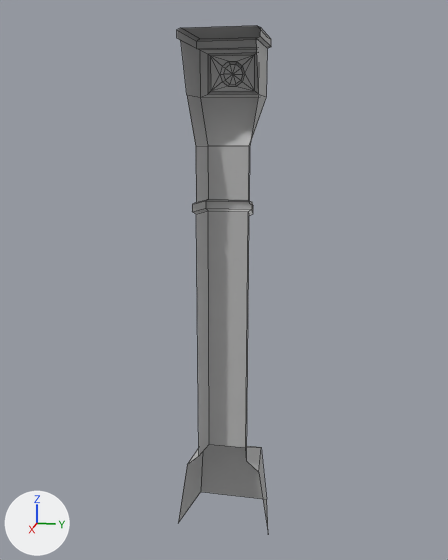
One commit to the FBX model Avarice/Assets/Art Assets/Environment Assets/Meshes/Mesh_Pillar_Small.fbx: the scene before it, then after it.
Camera for both pictures: a camera (50 mm lens) standing at (3.43, 0.7, 2.52) and looking at (-0.18, -0.02, 1.62). The lights are fixed; the arrows at lower left show +X, +Y and +Z. Mesh edges are drawn as thin lines. Where no turn or scale is listed for an object, it has been applied to the vertices.

Objects in the first picture: 'Mesh_Pillar_Small'.
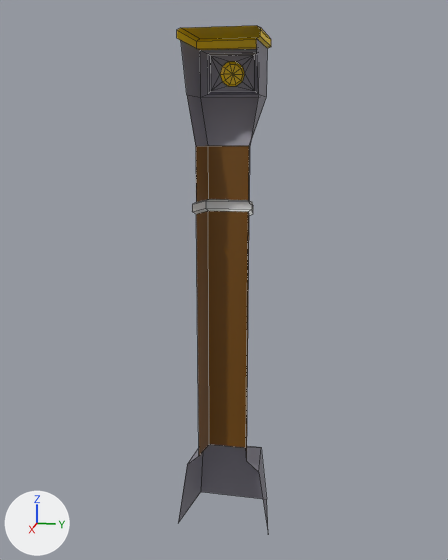
The change, as JSON lines over the scene's bpy script:
```json
{"op": "add", "block": "mat_darkstone", "code": ["mat_darkstone = principled_material('DarkStone')", "mat_darkstone.base_color = (0.241, 0.23, 0.278)  # grey #878490"]}
{"op": "add", "block": "mat_metal", "code": ["mat_metal = principled_material('Metal')", "mat_metal.base_color = (0.734, 0.734, 0.734)  # light grey #dedede"]}
{"op": "add", "block": "mat_gold", "code": ["mat_gold = principled_material('Gold')", "mat_gold.base_color = (1.0, 0.668, 0.0)  # yellow #ffd500"]}
{"op": "add", "block": "mat_wood", "code": ["mat_wood = principled_material('Wood')", "mat_wood.base_color = (0.187, 0.0727, 0.0)  # brown #784c00"]}
{"block": "me_mesh", "where": "me_mesh.from_pydata(...)  # 81 vertices, 76 faces; spans x -0.41..0.08, y -0.3..0.3, z 0.0..3.03"}
{"block": "me_mesh", "where": "# used by ob_mesh_pillar_small; location = (0.0, 0.0, 0.0)"}
{"block": "me_mesh", "change": "me_mesh part 1: 30 of the faces centred in x -0.36..-0.13, y -0.22..0.22, z 2.76..3.03 switch from mat_lambert1 (grey #bcbcbc) to mat_gold (yellow #ffd500)"}
{"block": "me_mesh", "change": "me_mesh part 2: 25 of the faces centred in x -0.34..-0.15, y -0.2..0.2, z 2.56..2.95 switch from mat_lambert1 (grey #bcbcbc) to mat_darkstone (grey #878490)"}
{"block": "me_mesh", "change": "me_mesh part 3: 6 of the faces centred in x -0.37..-0.15, y -0.24..0.24, z 0.22..0.47 switch from mat_lambert1 (grey #bcbcbc) to mat_darkstone (grey #878490)"}
{"block": "me_mesh", "change": "me_mesh part 4: all 9 faces centred in x -0.21..-0.11, y -0.16..0.16, z 2.04..2.1 switch from mat_lambert1 (grey #bcbcbc) to mat_metal (light grey #dedede)"}
{"block": "me_mesh", "change": "me_mesh part 5: all 6 faces centred in x -0.19..-0.11, y -0.14..0.14, z 1.27..2.26 switch from mat_lambert1 (grey #bcbcbc) to mat_wood (brown #784c00)"}
```

Where the change shows, as pixel boxes [x1, y1, x2, y2] in the pictures (448 x 560 px):
```json
{"part": 1, "of": "me_mesh", "change": "recoloured", "before": [177, 25, 271, 86], "after": [177, 25, 271, 86], "on screen": "grey to yellow"}
{"part": 2, "of": "me_mesh", "change": "recoloured", "before": [181, 38, 267, 147], "after": [181, 38, 267, 147]}
{"part": 3, "of": "me_mesh", "change": "recoloured", "before": [178, 444, 268, 528], "after": [178, 444, 268, 528]}
{"part": 4, "of": "me_mesh", "change": "recoloured", "before": [192, 199, 253, 216], "after": [192, 199, 253, 216]}
{"part": 5, "of": "me_mesh", "change": "recoloured", "before": [196, 146, 250, 458], "after": [196, 146, 250, 458], "on screen": "grey to brown"}
```
